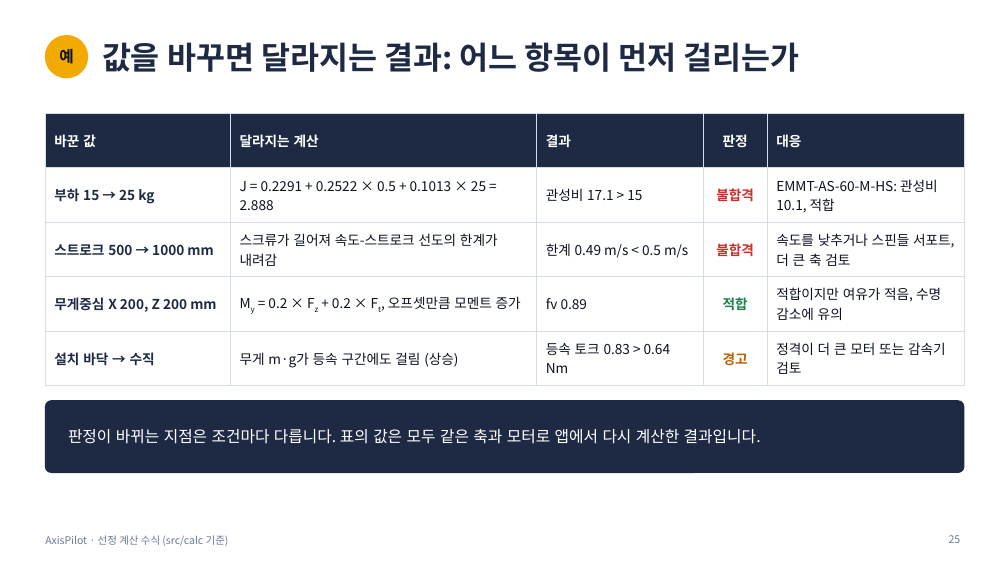
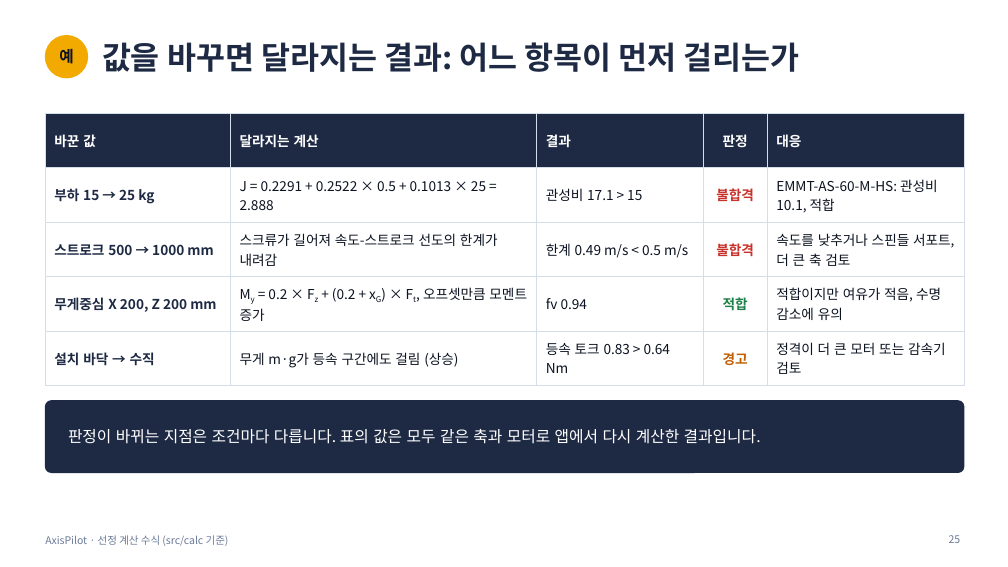
Before and after one commit to taeyoonkim0829/AxisPilot, a slide deck: slide 25 of docs/AxisPilot-선정수식.pptx. Drawn at 1008x567 pixels with LibreOffice and Linux fonts; fonts in the diff are those of the drawing. Boxes give left, top, right and bottom in pixels: in the first picture for what was removed or moved away, otherwise in the second. Text is boxed around its words. In the diff, an @@ line names an element or a change of style, - is before the commit and + after.

```diff
--- a/docs/AxisPilot-선정수식.pptx
+++ b/docs/AxisPilot-선정수식.pptx
@@ table at box(45, 113, 964, 386) @@
-row 4, column 2: My = 0.2 × Fz + 0.2 × Ft, 오프셋만큼 모멘트 증가
+row 4, column 2: My = 0.2 × Fz + (0.2 + xG) × Ft, 오프셋만큼 모멘트 증가
-row 4, column 3: fv 0.89
+row 4, column 3: fv 0.94
```
Also in this commit, not shown: 9 other slides changed, 2 other files.
